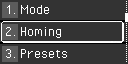
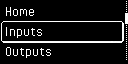
Before/after of a w=128, h=64 layered artwork. What changed in the layer stack:
renamed "Presets" to "Inputs", painted on it over (6, 27, 67, 58)
removed layer "3." over (6, 49, 15, 58)
renamed "Homing" to "Outputs", painted on it over (6, 27, 61, 58)
renamed "Mode" to "Home", painted on it over (6, 5, 49, 16)
removed layer "2." over (6, 27, 15, 36)
removed layer "1." over (7, 5, 15, 14)
removed layer "Layer 2 copy 2" (was 20%) over (2, 24, 18, 40)
removed layer "Layer 2 copy" (was 20%) over (2, 46, 18, 62)
removed layer "Layer 2" (was 20%) over (2, 2, 18, 18)
removed layer "Layer 1 copy 2" (was 20%) over (0, 44, 128, 64)
removed layer "Layer 1 copy" (was 20%) over (0, 22, 128, 42)
removed layer "Layer 1" (was 20%) over (0, 0, 128, 20)
